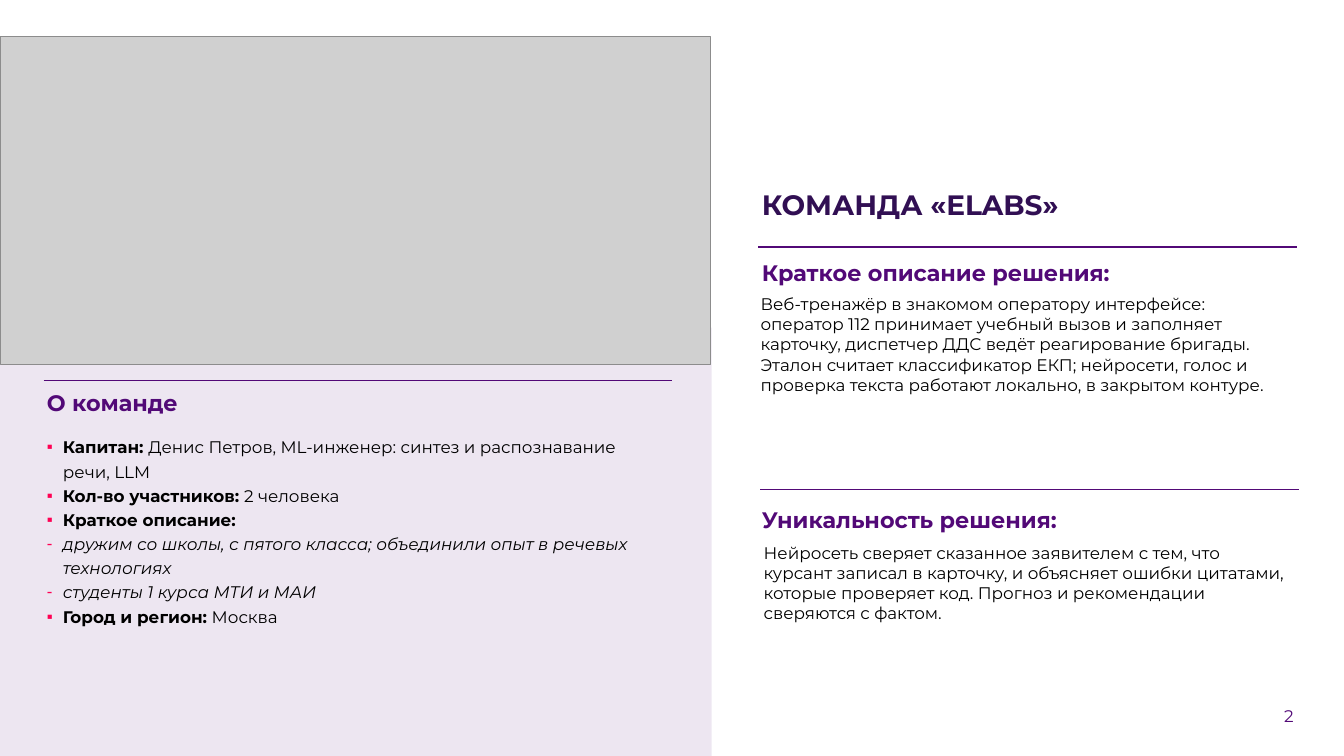
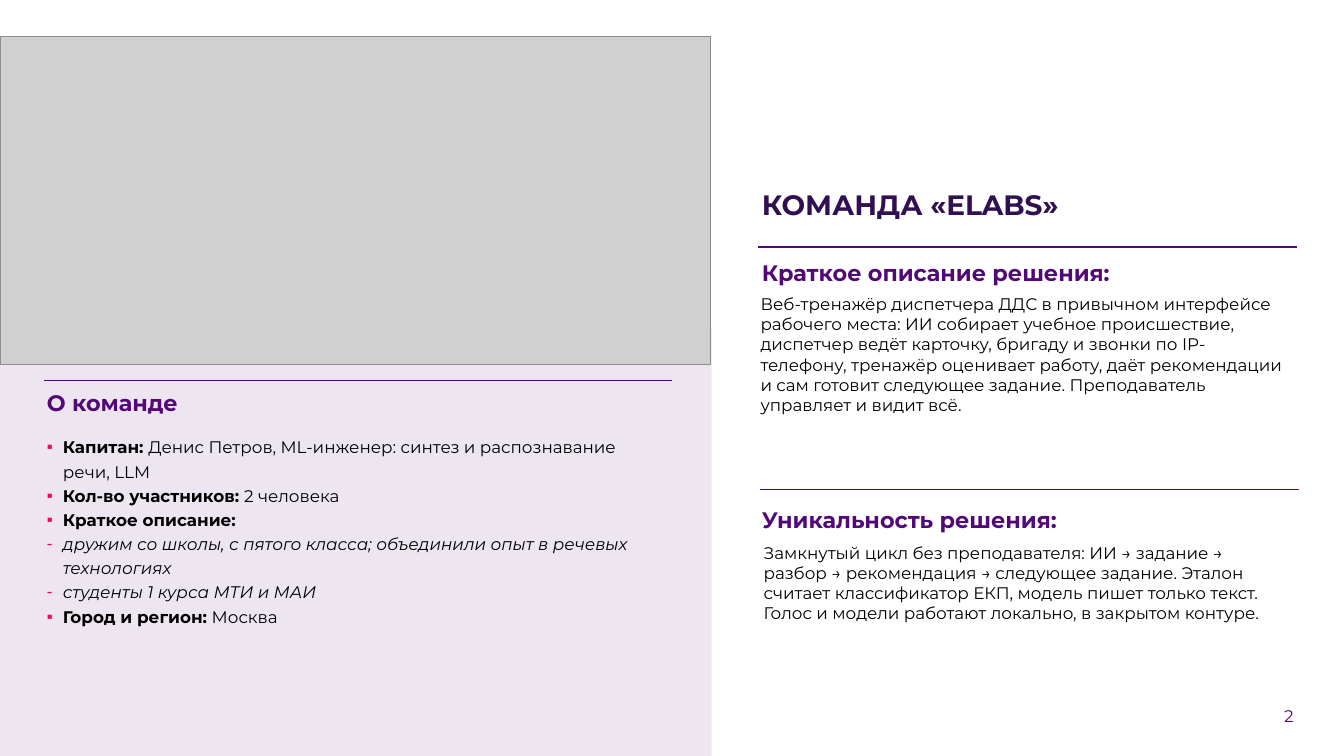
Before and after one commit to Den4ikAI/arm112-trainer, a slide deck: slide 2 of docs/презентация.pptx. Drawn at 1344x756 pixels with LibreOffice and Linux fonts; fonts in the diff are those of the drawing; grey boxes stand for pictures; background and template pictures are left out. Boxes give left, top, right and bottom in pixels: in the first picture for what was removed or moved away, otherwise in the second. Text is boxed around its words. In the diff, an @@ line names an element or a change of style, - is before the commit and + after.

```diff
--- a/docs/презентация.pptx
+++ b/docs/презентация.pptx
@@ text at bbox=[761, 297, 1282, 415]: text changed @@
-Веб-тренажёр в знакомом оператору интерфейсе: оператор 112 принимает учебный вызов и заполняет карточку, диспетчер ДДС ведёт реагирование бригады. Эталон считает классификатор ЕКП; нейросети, голос и проверка текста работают локально, в закрытом контуре.
+Веб-тренажёр диспетчера ДДС в привычном интерфейсе рабочего места: ИИ собирает учебное происшествие, диспетчер ведёт карточку, бригаду и звонки по IP-телефону, тренажёр оценивает работу, даёт рекомендации и сам готовит следующее задание. Преподаватель управляет и видит всё.
@@ text at bbox=[764, 546, 1259, 623]: text changed @@
-Нейросеть сверяет сказанное заявителем с тем, что курсант записал в карточку, и объясняет ошибки цитатами, которые проверяет код. Прогноз и рекомендации сверяются с фактом.
+Замкнутый цикл без преподавателя: ИИ → задание → разбор → рекомендация → следующее задание. Эталон считает классификатор ЕКП, модель пишет только текст. Голос и модели работают локально, в закрытом контуре.
```
Also in this commit, not shown: 4 other slides changed, 11 slides added, 21 slides removed, 14 other files.
